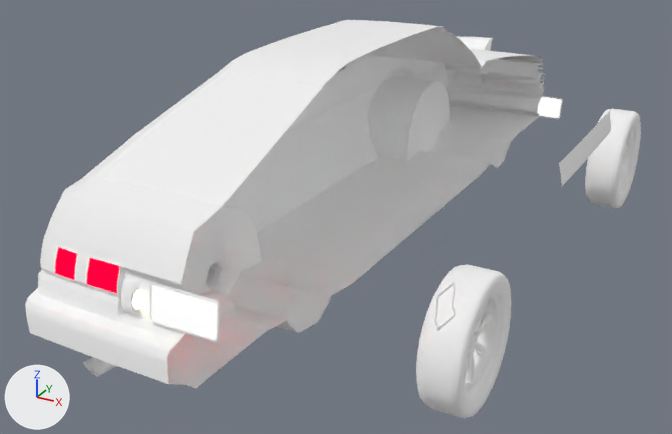
What one commit did to the glTF model projects/street-racer/cars/ae86.glb.
One viewpoint serves both versions: a camera (50 mm lens) standing at (1.85, -4.36, 2.33) and looking at (-0.37, -0.33, 0.31). The lights are fixed; the arrows at lower left show +X, +Y and +Z. The older version comes first. Where no turn or scale is listed for an object, it has been applied to the vertices. Vertices at exactly the same position are counted once.

Names of what the first picture shows: 'body_ae86', 'wheelmesh_FR', 'wheelmesh_RR'.
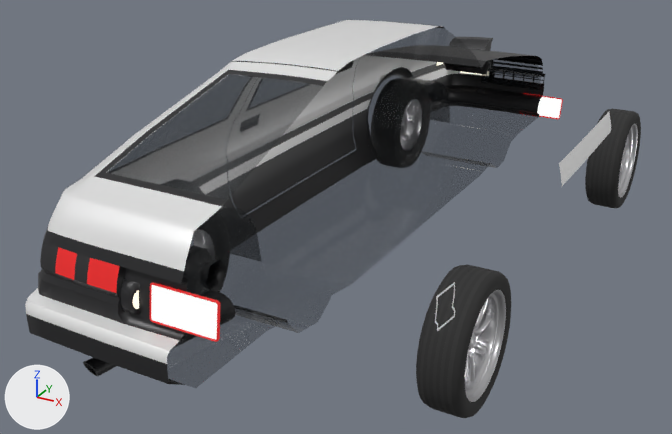
The newer file is also turned or shifted as a whole; pictures and numbers use the older file's frame.

Boxes [x1, y1, x2, y2] around the edits, measured in the pictures (672 x 434 px; the box of a moved part takes in the faces that stretch with it):
part 1 of me_circle_006, moved or reshaped
    both: [524, 93, 563, 119]
part 2 of me_circle_006, moved or reshaped
    before: [149, 285, 219, 341]
    after: [149, 284, 219, 341]
part 3 of me_circle_006, recoloured
    both: [150, 93, 563, 342]
part 4 of me_circle_006, recoloured
    both: [25, 20, 481, 364]
part 5 of me_circle_006, recoloured
    both: [26, 20, 545, 386]
part 6 of me_circle_006, recoloured (white to black)
    both: [40, 239, 90, 284]
part 7 of me_circle_006, recoloured
    both: [436, 62, 482, 75]
part 8 of me_circle_006, recoloured (white to dark grey)
    both: [107, 20, 544, 388]
part 9 of me_circle_006, recoloured
    both: [132, 290, 139, 309]
part 10 of me_circle_006, recoloured
    both: [55, 247, 120, 293]
part 11 of me_circle_010, recoloured (white to light grey)
    both: [465, 290, 506, 402]
part 12 of me_circle_010, recoloured (white to black)
    both: [416, 264, 511, 418]
part 13 of me_circle_010, recoloured (white to dark grey)
    both: [420, 265, 493, 417]
part 14 of me_circle_011, moved or reshaped (not visible before)
    after: [419, 131, 441, 152]
part 15 of me_circle_012, recoloured (white to light grey)
    both: [618, 124, 638, 198]
part 16 of me_circle_012, recoloured (white to black)
    both: [585, 108, 641, 208]
part 17 of me_circle_012, recoloured (white to dark grey)
    both: [589, 109, 632, 208]

Diff of the bpy script that builds the scene:
```diff
--- a/projects/street-racer/cars/ae86.glb.py
+++ b/projects/street-racer/cars/ae86.glb.py
@@ mat_paint @@
+mat_paint = principled_material('paint')
+mat_paint.base_color = (0.85, 0.85, 0.85)  # white #ededed
+mat_paint.metallic = 0.2
+mat_paint.roughness = 0.35
@@ mat_material_007 @@
+mat_material_007 = principled_material('Material.007')
+mat_material_007.base_color = (0.9, 0.85, 0.7)  # pale yellow #f3edda
+mat_material_007.metallic = 0.2
+mat_material_007.roughness = 0.1
+mat_material_007.emission_color = (0.9, 0.85, 0.7)  # pale yellow #f3edda
+mat_material_007.emission_strength = 1.0
@@ mat_material_002 @@
+mat_material_002 = principled_material('Material.002')
+mat_material_002.base_color = (0.02, 0.02, 0.022)  # black #272729
+mat_material_002.metallic = 0.2
+mat_material_002.roughness = 0.4
@@ mat_material_006 @@
+mat_material_006 = principled_material('Material.006')
+mat_material_006.base_color = (0.02, 0.02, 0.022)  # black #272729
+mat_material_006.roughness = 0.6
@@ me_circle_006 @@
-me_circle_006.from_pydata(...)  # 2514 vertices, 4690 faces; spans x -0.9..0.9, y -2.2..2.2, z -0.6..0.6
+me_circle_006.from_pydata(...)  # 2514 vertices, 4688 faces; spans x -0.9..0.9, y -2.2..2.2, z -0.6..0.6
+# me_circle_006 part 1: 25 of 2514 vertices moved; they spanned x -0.08..0.22, y 2.14..2.18, z -0.47..-0.33 and now span x -0.08..0.22, y 2.14..2.18, z -0.48..-0.33; mean shift (0.0, 0.0, 0.0); largest move (-0.08, 2.14, -0.47) -> (0.21, 2.18, -0.34)
+# me_circle_006 part 2: 10 of 2514 vertices moved; they spanned x -0.08..0.22, y -2.1..-2.09, z -0.1..0.03 and now span x -0.08..0.22, y -2.1..-2.09, z -0.1..0.03; mean shift (0.0, 0.0, 0.0); largest move (-0.08, -2.09, 0.03) -> (0.22, -2.09, 0.03)
+# me_circle_006 part 3: 156 faces spanning x -0.09..0.22, y -2.1..2.18, z -0.48..0.05 switch from mat_material_034 (white #ffffff) to mat_material_012 (red #aa1919, glowing red #aa1919)
+# me_circle_006 part 4: 904 faces spanning x -0.78..0.06, y -2.2..2.2, z -0.25..0.6 switch from mat_material_034 (white #ffffff) to mat_paint (white #ededed)
+# me_circle_006 part 5: 2461 faces spanning x -0.9..0.06, y -2.2..2.2, z -0.54..0.56 switch from mat_material_034 (white #ffffff) to mat_material_002 (black #272729)
+# me_circle_006 part 6: 20 faces spanning x -0.67..-0.36, y -2.11..-1.99, z -0.02..0.08 switch from mat_material_034 (white #ffffff) to mat_material_006 (black #272729)
+# me_circle_006 part 7: 62 faces spanning x -0.68..-0.36, y 1.91..2.19, z -0.24..-0.09 switch from mat_material_034 (white #ffffff) to mat_material_007 (pale yellow #f3edda, glowing pale yellow #f3edda)
+# me_circle_006 part 8: 485 faces spanning x -0.78..0.06, y -2.05..2.2, z -0.6..0.58 switch from mat_material_034 (white #ffffff) to mat_material_011 (dark grey #272c30)
+# me_circle_006 part 9: 43 faces spanning x -0.58..-0.14, y -2.11..2.07, z -0.15..0.04 switch from mat_material_005 (black #000000, glowing yellow #f8ffbc) to mat_material_007 (pale yellow #f3edda, glowing pale yellow #f3edda)
+# me_circle_006 part 10: 8 faces spanning x -0.53..-0.22, y -2.12..-2.07, z -0.02..0.08 switch from mat_material_014 (black #000000, glowing red #ff000e) to mat_material_012 (red #aa1919, glowing red #aa1919)
 me_circle_006.materials.append(mat_tofu_shop_002)
@@ me_circle_010 @@
 me_circle_010.from_pydata(...)  # 2216 vertices, 4414 faces; spans x -0.101..0.101, y -0.308..0.308, z -0.308..0.308
+# me_circle_010 part 11: 2254 of the faces centred in x -0.051..0.089, y -0.231..0.231, z -0.231..0.231 switch from mat_material_034 (white #ffffff) to mat_material_003 (light grey #dadadd)
+# me_circle_010 part 12: 1760 of the faces centred in x -0.101..0.098, y -0.307..0.307, z -0.307..0.307 switch from mat_material_034 (white #ffffff) to mat_material_004 (black #2c2c2c)
+# me_circle_010 part 13: 400 of the faces centred in x -0.066..0.06, y -0.306..0.306, z -0.306..0.306 switch from mat_material_034 (white #ffffff) to mat_material_020 (dark grey #303030)
@@ me_circle_011 @@
-me_circle_011.from_pydata(...)  # 2216 vertices, 4414 faces; spans x -0.101..0.101, y -0.308..0.308, z -0.308..0.308
-me_circle_011.materials.append(mat_material_034)  # white #ffffff
+me_circle_011.from_pydata(...)  # 2220 vertices, 4416 faces; spans x -0.101..0.217, y -0.308..0.308, z -0.308..0.308
+# me_circle_011 part 14: 4 vertices moved within x 0.042, y -0.217..0.217, z -0.217; 4 vertices added at x 0.217, y -0.182..0.199, z -0.183..-0.075
+# other edits to the shape of me_circle_011 do not show in these pictures
+me_circle_011.materials.append(mat_material_003)  # light grey #dadadd
+me_circle_011.materials.append(mat_material_004)  # black #2c2c2c
+me_circle_011.materials.append(mat_material_020)  # dark grey #303030
+me_circle_011.materials.append(mat_material_011)  # dark grey #272c30
@@ me_circle_012 @@
 me_circle_012.from_pydata(...)  # 2216 vertices, 4414 faces; spans x -0.101..0.101, y -0.308..0.308, z -0.308..0.308
+# me_circle_012 part 15: 2254 of the faces centred in x -0.051..0.089, y -0.231..0.231, z -0.231..0.231 switch from mat_material_034 (white #ffffff) to mat_material_003 (light grey #dadadd)
+# me_circle_012 part 16: 1760 of the faces centred in x -0.101..0.098, y -0.307..0.307, z -0.307..0.307 switch from mat_material_034 (white #ffffff) to mat_material_004 (black #2c2c2c)
+# me_circle_012 part 17: 400 of the faces centred in x -0.066..0.06, y -0.306..0.306, z -0.306..0.306 switch from mat_material_034 (white #ffffff) to mat_material_020 (dark grey #303030)
```
